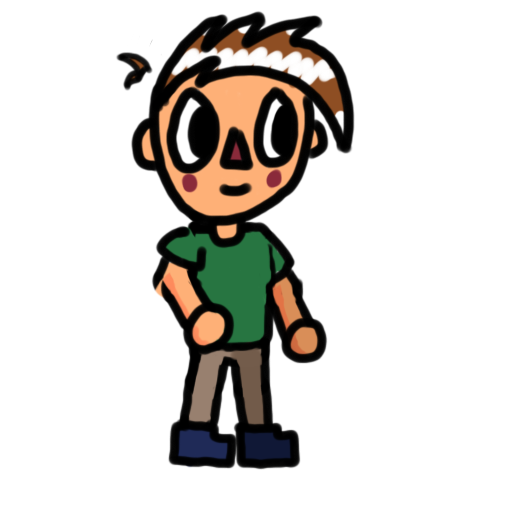
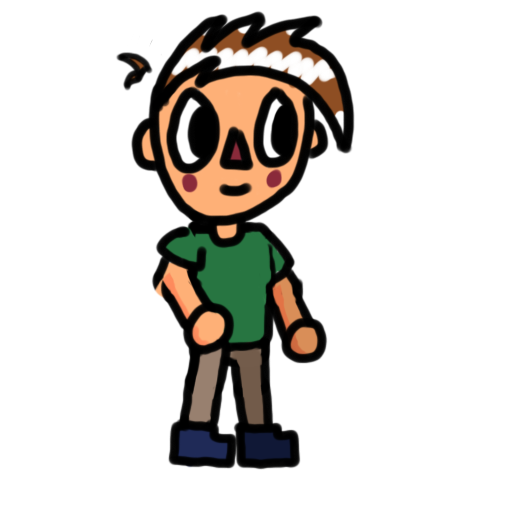
Comparing the layer stacks of the two 512×512 images. Changes:
moved "Upper Right Leg" above "Right Foot" over bbox(198, 338, 232, 366)
